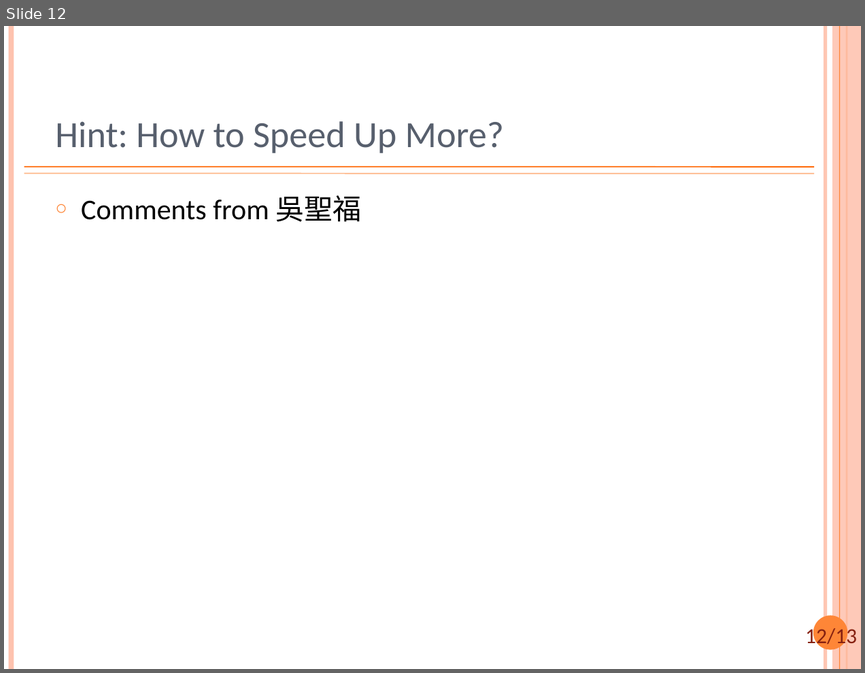
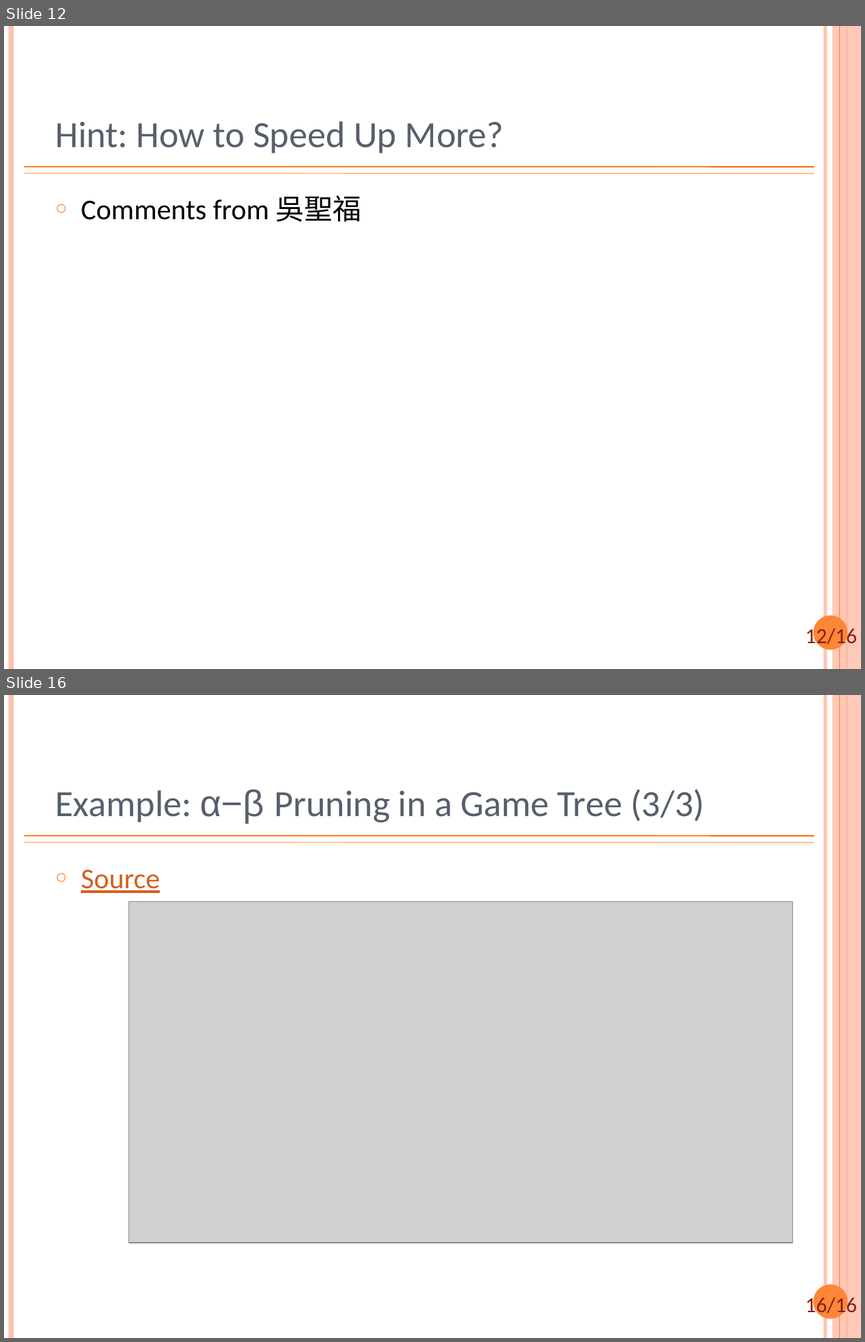
Before and after one commit to charlescheng0117/dsa_sp18_ntu, a slide deck: slides/week7/ooxxGame.ppt. Shown one above the other, each under a label of ours: slide 12 before the commit, slides 12 and 16 after it; the slides between them are not shown. The pictures are 865x673 and 865x1342 pixels, drawn with LibreOffice and Linux fonts; fonts in the diff are those of the drawing; grey boxes stand for pictures; background and template pictures are left out. Boxes give left, top, right and bottom in pixels: in the first picture for what was removed or moved away, otherwise in the second. Text is boxed around its words. In the diff, an @@ line names an element or a change of style, - is before the commit and + after.

```diff
--- a/slides/week7/ooxxGame.ppt
+++ b/slides/week7/ooxxGame.ppt
@@ slide 16 added at bbox=[4, 695, 861, 1338], background #FFFFFF; not listed: 9 template elements that a slide beside it also shows @@
@@ title added at bbox=[55, 789, 704, 823], 31 pt, text #575F6D @@
+Example: α−β Pruning in a Game Tree (3/3)
@@ text added at bbox=[81, 869, 160, 893], 24 pt, text #D2611C, underline @@
+○ Source
@@ picture added at bbox=[129, 902, 792, 1242] @@
@@ page number at bbox=[805, 624, 857, 648]: text changed @@
-12/13
+12/16
```
Also in this commit, not shown: 3 slides changed, 3 other slides added, 56 other files.
